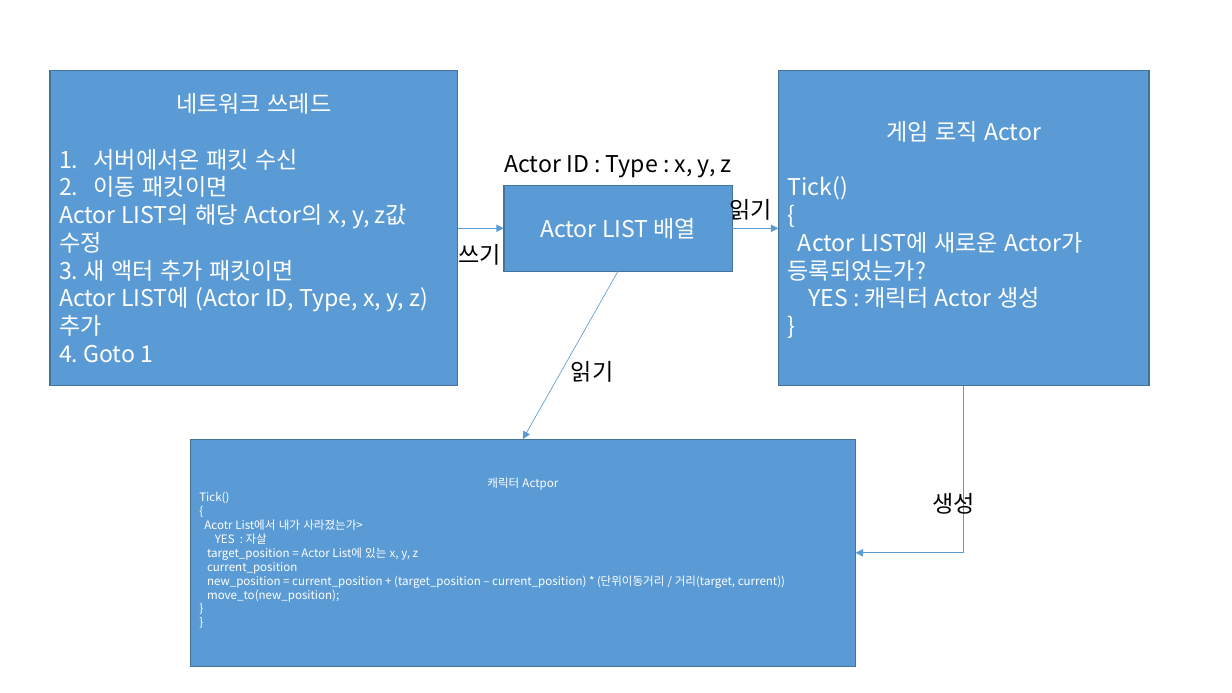
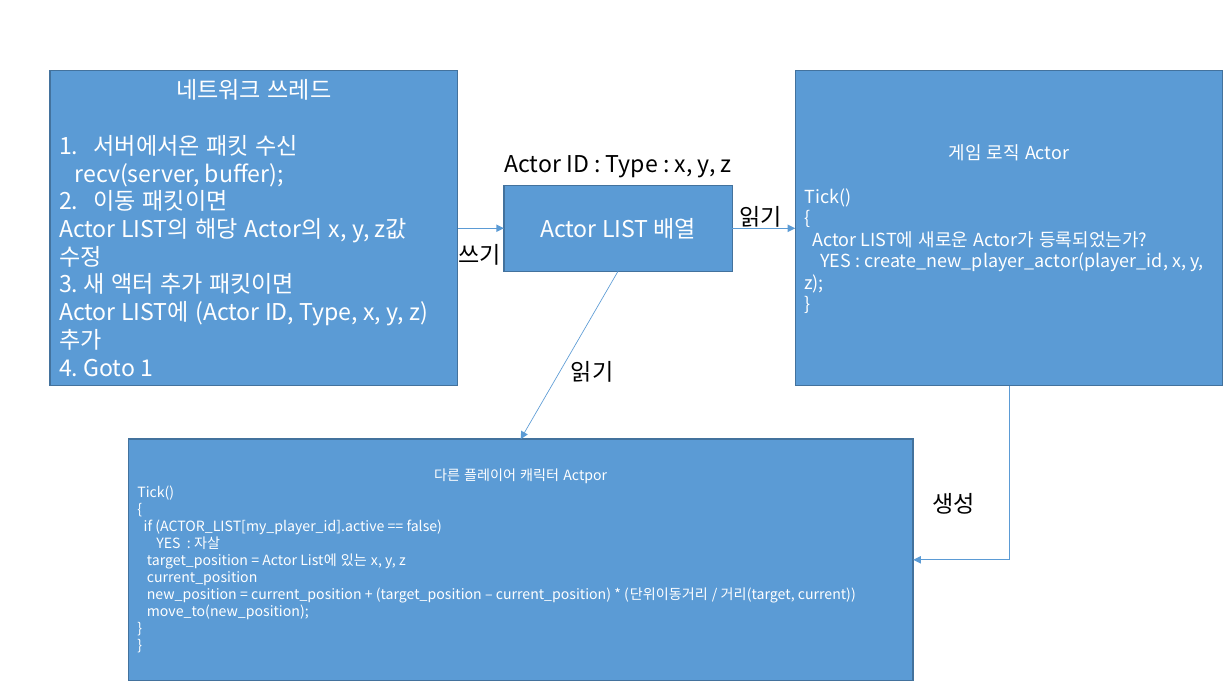
Before and after one commit to dkseogns88/ASSEMBER, a slide deck: slide 2 of 언리얼엔진 네트워크연동.pptx. Drawn at 1232x693 pixels with LibreOffice and Linux fonts; fonts in the diff are those of the drawing. Boxes give left, top, right and bottom in pixels: in the first picture for what was removed or moved away, otherwise in the second. Text is boxed around its words. In the diff, an @@ line names an element or a change of style, - is before the commit and + after.

```diff
--- a/언리얼엔진 네트워크연동.pptx
+++ b/언리얼엔진 네트워크연동.pptx
@@ rectangle "게임 로직 Actor" resized from (x1=779, y1=70, x2=1150, y2=385) to (x1=796, y1=70, x2=1224, y2=385) @@
@@ text in rectangle at (x1=804, y1=144, x2=1147, y2=248): size 18 to 14 pt in "게임 로직 Actor", "Tick()", "{", "Actor LIST에 새로운 Actor가 등록되었는가?" and 1 more places @@
@@ text in rectangle at (x1=75, y1=163, x2=284, y2=187): paragraph added @@
+recv(server, buffer);
@@ text "읽기" rewrapped from (x1=729, y1=195, x2=772, y2=224) to (x1=739, y1=206, x2=782, y2=229) @@
@@ arrow moved from (732, 228) - (779, 228) to (732, 228) - (796, 228) @@
@@ text in rectangle at (x1=804, y1=252, x2=1204, y2=293): text changed; size 18 to 14 pt @@
-YES : 캐릭터 Actor 생성
+YES : create_new_player_actor(player_id, x, y, z);
@@ elbow arrow moved from (964, 386) - (856, 553) to (1009, 386) - (913, 560) @@
@@ rectangle "다른 플레이어 캐릭터 Actpor" resized from (x1=190, y1=439, x2=856, y2=666) to (x1=128, y1=439, x2=913, y2=680) @@
@@ text in rectangle at (x1=434, y1=468, x2=607, y2=483): text changed; size 9 to 11 pt @@
-캐릭터 Actpor
+다른 플레이어 캐릭터 Actpor
@@ text in rectangle at (x1=137, y1=485, x2=856, y2=619): size 9 to 11 pt in "Tick()", "{", "YES : 자살", "target_position = Actor List에 있는 x, y, ..." and 5 more places @@
@@ text in rectangle at (x1=144, y1=519, x2=442, y2=535): text changed; size 9 to 11 pt @@
-Acotr List에서 내가 사라졌는가>
+if (ACTOR_LIST[my_player_id].active == false)
```
Also in this commit, not shown: 2 slides added, 1 other file.
